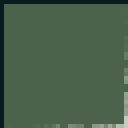
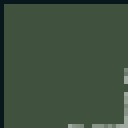
Two versions of the same layered image (128x128). Layer-by-layer changes:
painted on "Layer" over bbox(8, 12, 128, 128)
painted on "Background" over bbox(0, 0, 128, 128)
